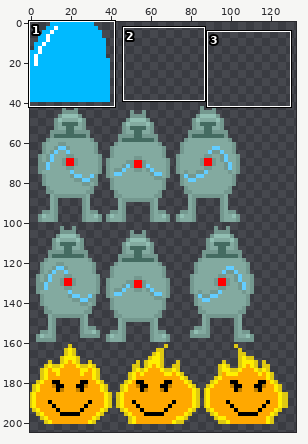
A sprite sheet gets an edit: Assets/Textures/CharacterSheet.png. Above: a wide view before the commit, with the close-up outlined.
Close-up. The starting point:
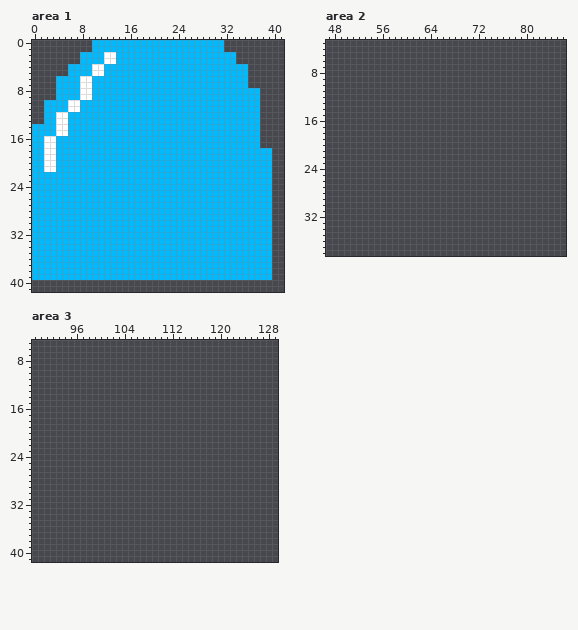
The file is 250x250 pixels. Shown: area 1: x 0..41, y 0..41; area 2: x 47..86, y 3..38; area 3: x 89..129, y 5..41. The wide view leaves out empty margins.
After:
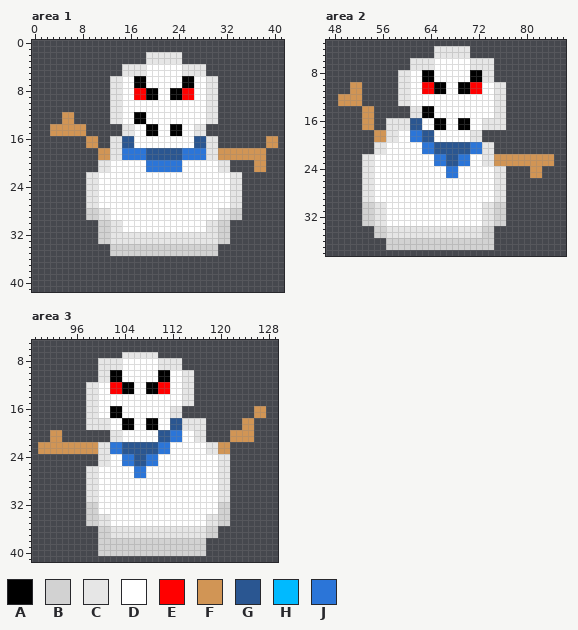
Palette (. is transparent): A #000000  B #d2d2d2  C #e6e6e6  D #ffffff  E #ff0000  F #d19555  G #2a5691  H #00baff  J #2b75d8
Edits made:
Changed rows in their new state; - is an unchanged pixel.
Area 1:
first column x 0:
 0 ----------......................---------
 1 ----------......................---------
 2 --------...........CCCCCC.........-------
 3 --------...........CCCCCC.........-------
 4 ------.........CCCCDDDDDDCCCC.......-----
 5 ------.........CCCCDDDDDDCCCC.......-----
 6 ----.........CCDDAADDDDDDAADDCC.....-----
 7 ----.........CCDDAADDDDDDAADDCC.....-----
 8 ----.........CCDDEEAADDAAEEDDCC.......---
 9 ----.........CCDDEEAADDAAEEDDCC.......---
10 --...........CCDDDDDDDDDDDDDDCC.......---
11 --...........CCDDDDDDDDDDDDDDCC.......---
12 --...FF......CCDDAADDDDDDDDDDCC.......---
13 --...FF......CCDDAADDDDDDDDDDCC.......---
14 ...FFFFFF......CCDDAADDAADDCC.........---
15 ...FFFFFF......CCDDAADDAADDCC.........---
16 .........FF..CCGGDDDDDDDDDDGGCC.......-FF
17 .........FF..CCGGDDDDDDDDDDGGCC.......-FF
18 ...........FFCCJJJJGGGGGGJJJJCCFFFFFFFF.-
19 ...........FFCCJJJJGGGGGGJJJJCCFFFFFFFF.-
20 ...........CCDDDDDDJJJJJJDDDDDDCC....FF.-
21 ...........CCDDDDDDJJJJJJDDDDDDCC....FF.-
22 .........CCDDDDDDDDDDDDDDDDDDDDDDCC.....-
23 .........CCDDDDDDDDDDDDDDDDDDDDDDCC.....-
24 .........CCDDDDDDDDDDDDDDDDDDDDDDCC.....-
25 .........CCDDDDDDDDDDDDDDDDDDDDDDCC.....-
26 .........CCDDDDDDDDDDDDDDDDDDDDDDCC.....-
27 .........CCDDDDDDDDDDDDDDDDDDDDDDCC.....-
28 .........BBCCDDDDDDDDDDDDDDDDDDCCBB.....-
29 .........BBCCDDDDDDDDDDDDDDDDDDCCBB.....-
30 ...........BBCCDDDDDDDDDDDDDDCCBB.......-
31 ...........BBCCDDDDDDDDDDDDDDCCBB.......-
32 ...........BBCCCCCCCCCCCCCCCCCCBB.......-
33 ...........BBCCCCCCCCCCCCCCCCCCBB.......-
34 .............BBBBBBBBBBBBBBBBBB.........-
35 .............BBBBBBBBBBBBBBBBBB.........-
36 ........................................-
37 ........................................-
38 ........................................-
39 ........................................-
Area 2:
first column x 49:
 4 ----------------CCCCCC--------------
 5 ----------------CCCCCC--------------
 6 ------------CCCCDDDDDDCCCC----------
 7 ------------CCCCDDDDDDCCCC----------
 8 ----------CCDDAADDDDDDAACC----------
 9 ----------CCDDAADDDDDDAACC----------
10 --FF------CCDDEEAADDAAEEDDCC--------
11 --FF------CCDDEEAADDAAEEDDCC--------
12 FFFF------CCDDDDDDDDDDDDDDCC--------
13 FFFF------CCDDDDDDDDDDDDDDCC--------
14 ----FF------CCAADDDDDDDDDDCC--------
15 ----FF------CCAADDDDDDDDDDCC--------
16 ----FF--CCCCGGDDAADDAADDCCCC--------
17 ----FF--CCCCGGDDAADDAADDCCCC--------
18 ------FFCCDDJJGGDDDDDDCC------------
19 ------FFCCDDJJGGDDDDDDCC------------
20 ------CCDDDDDDJJGGGGGGJJCC----------
21 ------CCDDDDDDJJGGGGGGJJCC----------
22 ----CCDDDDDDDDDDJJGGJJDDCCFFFFFFFFFF
23 ----CCDDDDDDDDDDJJGGJJDDCCFFFFFFFFFF
24 ----CCDDDDDDDDDDDDJJDDDDDDCC----FF--
25 ----CCDDDDDDDDDDDDJJDDDDDDCC----FF--
26 ----CCDDDDDDDDDDDDDDDDDDDDCC--------
27 ----CCDDDDDDDDDDDDDDDDDDDDCC--------
28 ----CCDDDDDDDDDDDDDDDDDDDDCC--------
29 ----CCDDDDDDDDDDDDDDDDDDDDCC--------
30 ----BBCCDDDDDDDDDDDDDDDDCCBB--------
31 ----BBCCDDDDDDDDDDDDDDDDCCBB--------
32 ----BBCCDDDDDDDDDDDDDDDDCCBB--------
33 ----BBCCDDDDDDDDDDDDDDDDCCBB--------
34 ------BBCCCCCCCCCCCCCCCCBB----------
35 ------BBCCCCCCCCCCCCCCCCBB----------
36 --------BBBBBBBBBBBBBBBBBB----------
37 --------BBBBBBBBBBBBBBBBBB----------
Area 3:
first column x 90:
 7 --------------CCCCCC------------------
 8 ----------CCCCDDDDDDCCCC--------------
 9 ----------CCCCDDDDDDCCCC--------------
10 ----------CCAADDDDDDAADDCC------------
11 ----------CCAADDDDDDAADDCC------------
12 --------CCDDEEAADDAAEEDDCC------------
13 --------CCDDEEAADDAAEEDDCC------------
14 --------CCDDDDDDDDDDDDDDCC------------
15 --------CCDDDDDDDDDDDDDDCC------------
16 --------CCDDAADDDDDDDDCC------------FF
17 --------CCDDAADDDDDDDDCC------------FF
18 --------CCCCDDAADDAADDGGCCCC------FF--
19 --------CCCCDDAADDAADDGGCCCC------FF--
20 --FF--------CCDDDDDDGGJJDDCC----FFFF--
21 --FF--------CCDDDDDDGGJJDDCC----FFFF--
22 FFFFFFFFFFCCJJGGGGGGJJDDDDDDCCFF------
23 FFFFFFFFFFCCJJGGGGGGJJDDDDDDCCFF------
24 ----------CCDDJJGGJJDDDDDDDDDDCC------
25 ----------CCDDJJGGJJDDDDDDDDDDCC------
26 --------CCDDDDDDJJDDDDDDDDDDDDCC------
27 --------CCDDDDDDJJDDDDDDDDDDDDCC------
28 --------CCDDDDDDDDDDDDDDDDDDDDCC------
29 --------CCDDDDDDDDDDDDDDDDDDDDCC------
30 --------CCDDDDDDDDDDDDDDDDDDDDCC------
31 --------CCDDDDDDDDDDDDDDDDDDDDCC------
32 --------BBDDDDDDDDDDDDDDDDDDDDBB------
33 --------BBDDDDDDDDDDDDDDDDDDDDBB------
34 --------BBCCDDDDDDDDDDDDDDDDCCBB------
35 --------BBCCDDDDDDDDDDDDDDDDCCBB------
36 ----------BBCCCCCCCCCCCCCCCCBB--------
37 ----------BBCCCCCCCCCCCCCCCCBB--------
38 ----------BBBBBBBBBBBBBBBBBB----------
39 ----------BBBBBBBBBBBBBBBBBB----------
40 ----------BBBBBBBBBBBBBBBBBB----------
